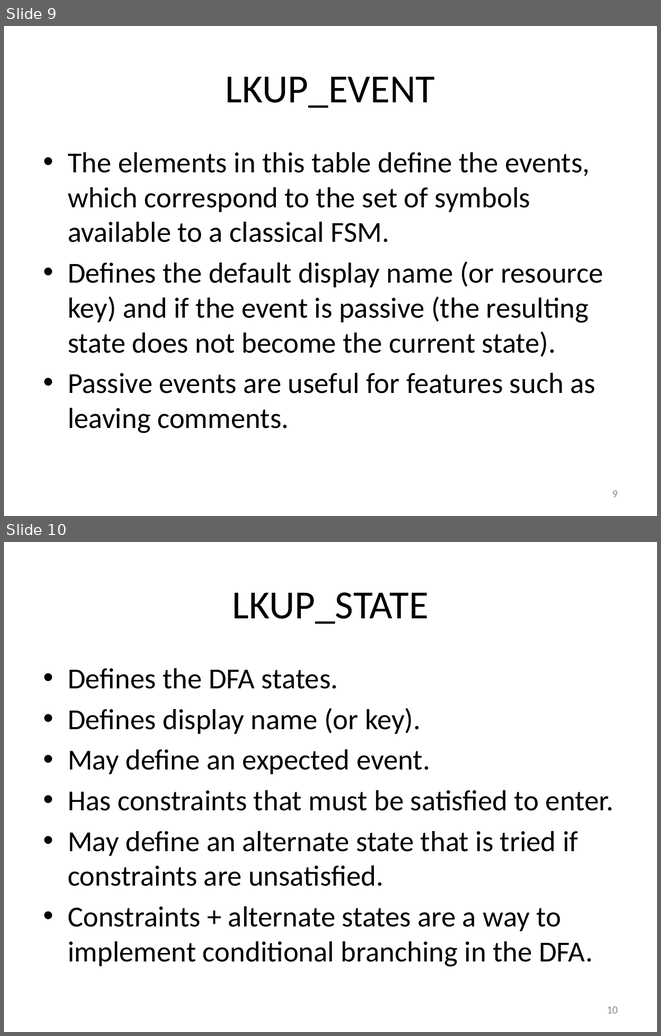
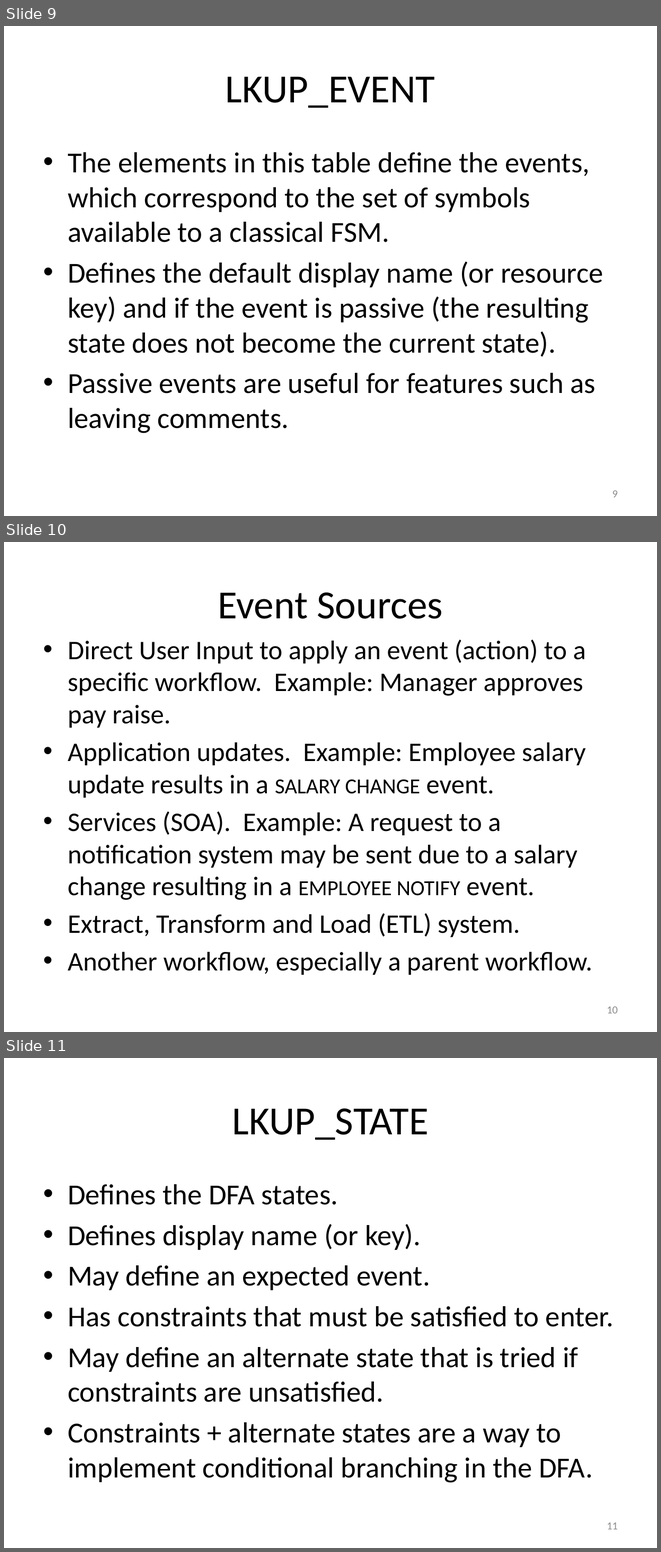
Before and after one commit to RichardRoda/DFA-Workflow-Model, a slide deck: Modeling Workflows with Event Driven DFA.pptx. Shown one above the other, each under a label of ours: slides 9 and 10 before the commit, slides 9, 10 and 11 after it. The pictures are 661x1036 and 661x1552 pixels, drawn with LibreOffice and Linux fonts; fonts in the diff are those of the drawing. Boxes give left, top, right and bottom in pixels: in the first picture for what was removed or moved away, otherwise in the second. Text is boxed around its words. In the diff, an @@ line names an element or a change of style, - is before the commit and + after.

```diff
--- a/Modeling Workflows with Event Driven DFA.pptx
+++ b/Modeling Workflows with Event Driven DFA.pptx
@@ slide 10 added at (x1=4, y1=542, x2=657, y2=1032), background #FFFFFF @@
@@ title added at (x1=218, y1=592, x2=443, y2=619), 44 pt, text #000000 @@
+Event Sources
@@ text added at (x1=68, y1=640, x2=592, y2=974), 29.6 pt, text #000000 @@
+• Direct User Input to apply an event (action) to a specific workflow. Example: Manager approves pay raise.
+• Application updates. Example: Employee salary update results in a salary change event.
+• Services (SOA). Example: A request to a notification system may be sent due to a salary change resulting in a employee notify event.
+• Extract, Transform and Load (ETL) system.
+• Another workflow, especially a parent workflow.
@@ page number added at (x1=607, y1=1006, x2=618, y2=1013), 12 pt, text #8C8C8C @@
+10
@@ what was slide 10 is now slide 11 @@
@@ page number at (x1=607, y1=1522, x2=618, y2=1529): text changed @@
-10
+11
```
Also in this commit, not shown: 2 slides changed, 4 other slides added.
